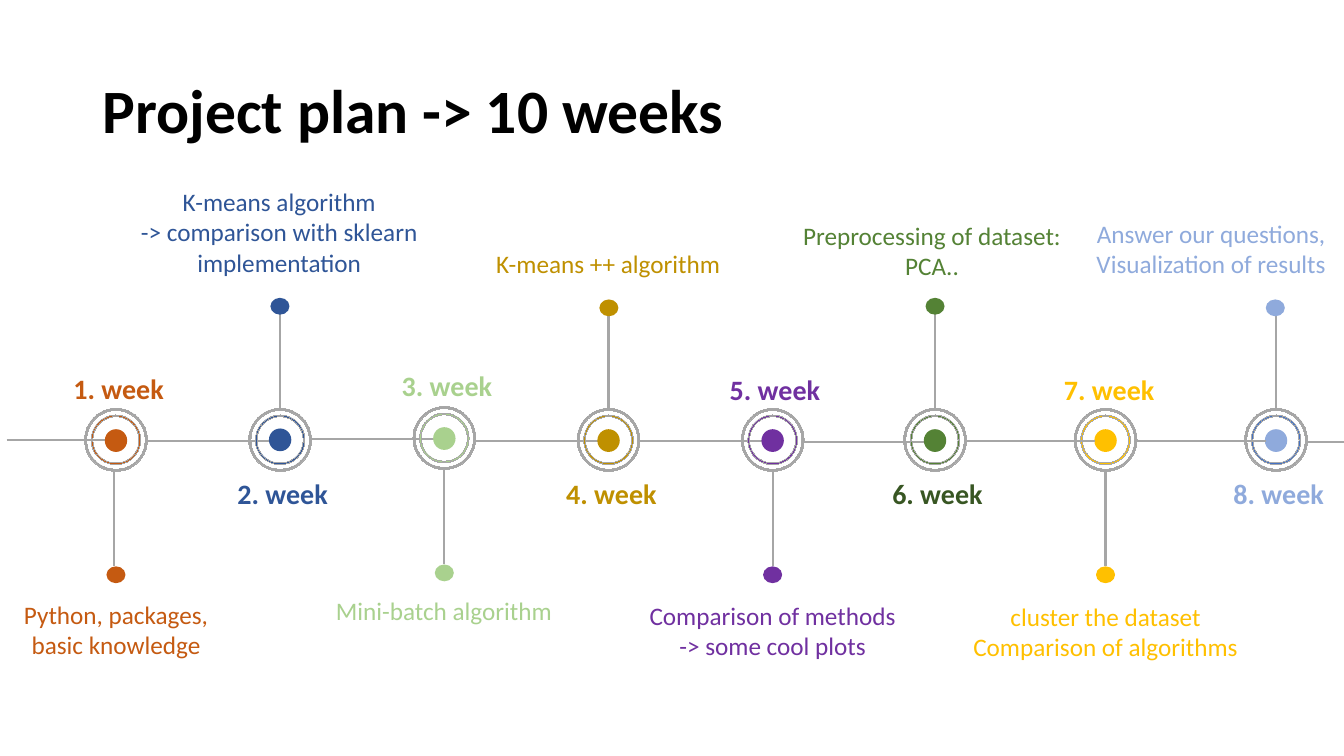
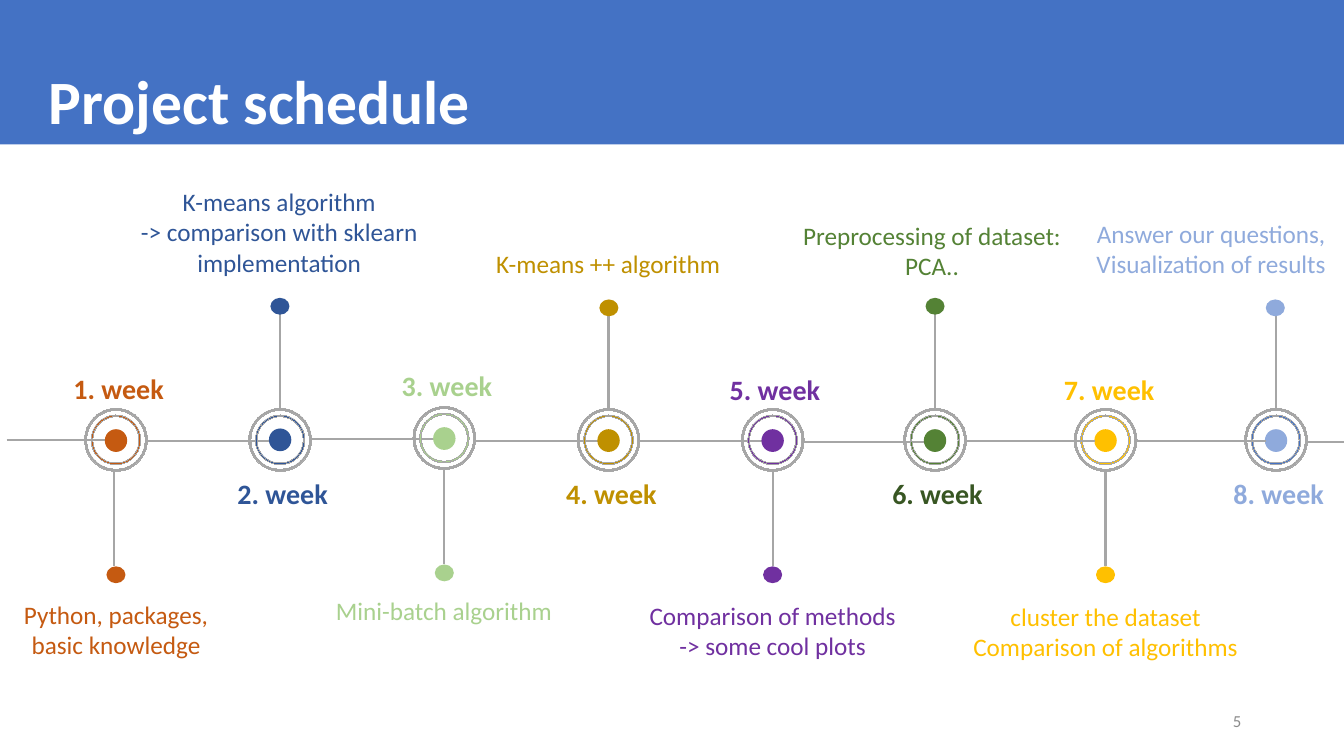
Before and after one commit to datascience-mobi/group-01-project-4-1, a slide deck: slide 5 of K-means clustering.pptx (slide 6 before the commit). Drawn at 1344x756 pixels with LibreOffice and Linux fonts; fonts in the diff are those of the drawing. Boxes give left, top, right and bottom in pixels: in the first picture for what was removed or moved away, otherwise in the second. Text is boxed around its words. In the diff, an @@ line names an element or a change of style, - is before the commit and + after.

```diff
--- a/K-means clustering.pptx
+++ b/K-means clustering.pptx
@@ rectangle added at bbox=[0, 0, 1344, 145], fill #4472C4 @@
@@ title at bbox=[49, 80, 470, 135]: text changed; text colour #000000 to #FFFFFF @@
-Project plan -> 10 weeks
+Project schedule
@@ page number added at bbox=[1233, 716, 1241, 727], 12 pt, text #8C8C8C @@
+5
```
Also in this commit, not shown: 6 other slides changed, 1 slide added, 2 slides removed.
